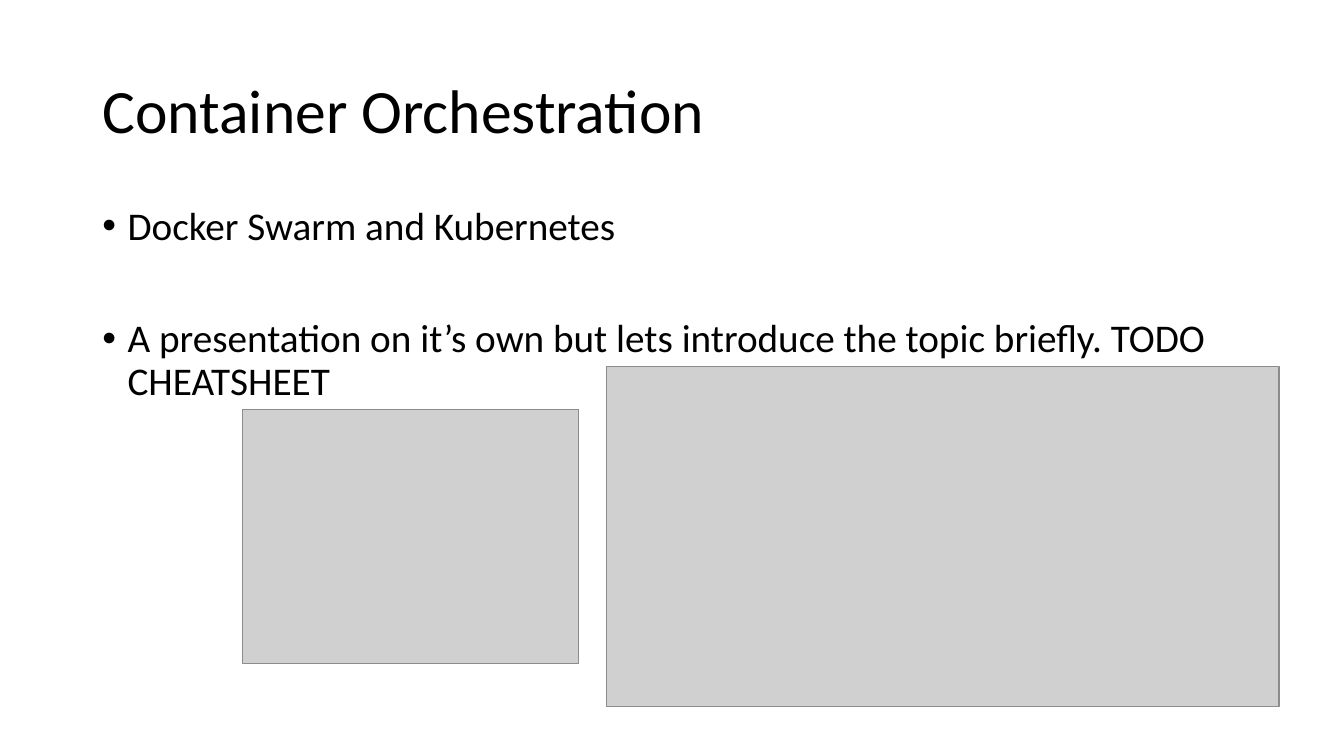
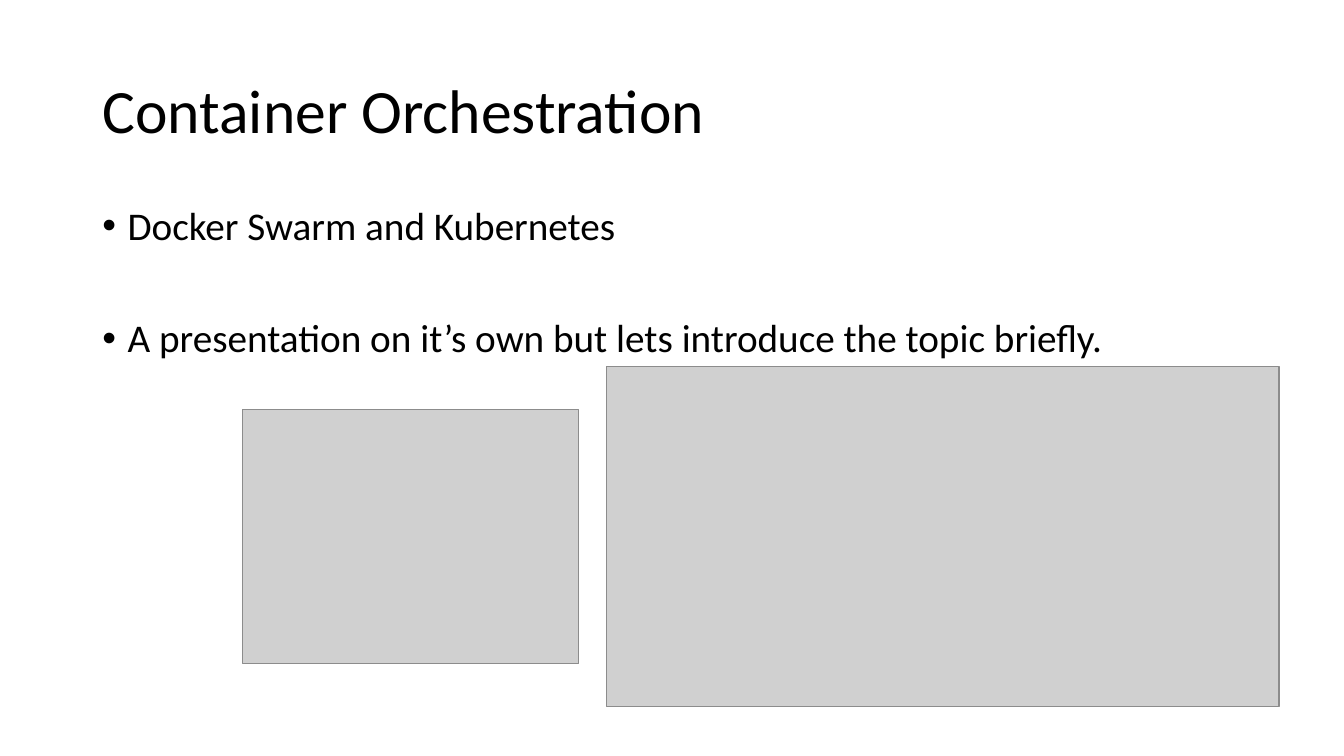
Before and after one commit to agsimeonov/docker-intro-presentation, a slide deck: slide 21 of docker-intro-presentation.pptx (slide 20 before the commit). Drawn at 1344x756 pixels with LibreOffice and Linux fonts; fonts in the diff are those of the drawing; grey boxes stand for pictures. Boxes give left, top, right and bottom in pixels: in the first picture for what was removed or moved away, otherwise in the second. Text is boxed around its words. In the diff, an @@ line names an element or a change of style, - is before the commit and + after.

```diff
--- a/docker-intro-presentation.pptx
+++ b/docker-intro-presentation.pptx
@@ text at <box>128,324,1102,359</box>: text changed @@
-• A presentation on it’s own but lets introduce the topic briefly. TODO CHEATSHEET
+• A presentation on it’s own but lets introduce the topic briefly.
```
Also in this commit, not shown: 5 other slides changed, 4 slides added, 3 slides removed, 5 other files.
